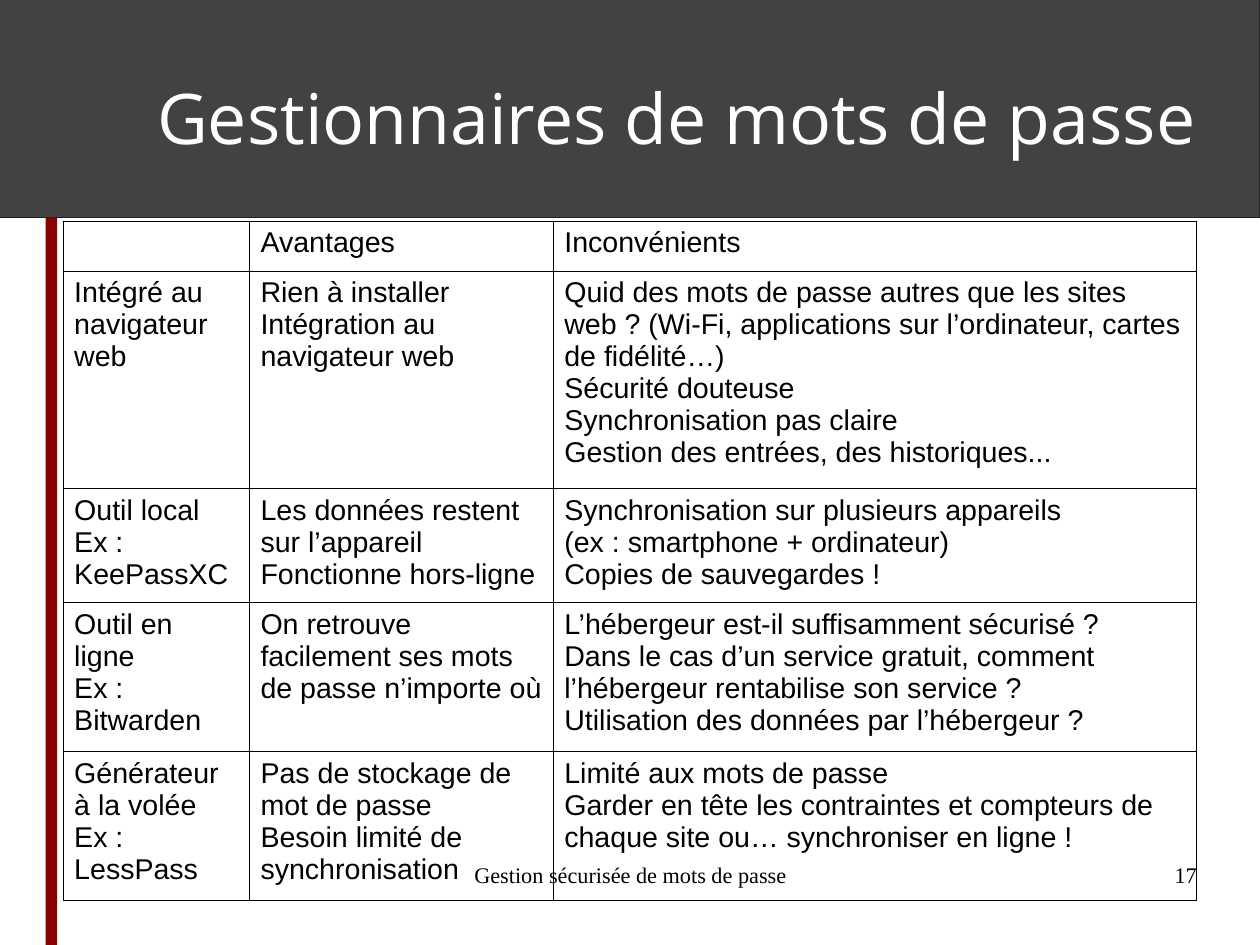
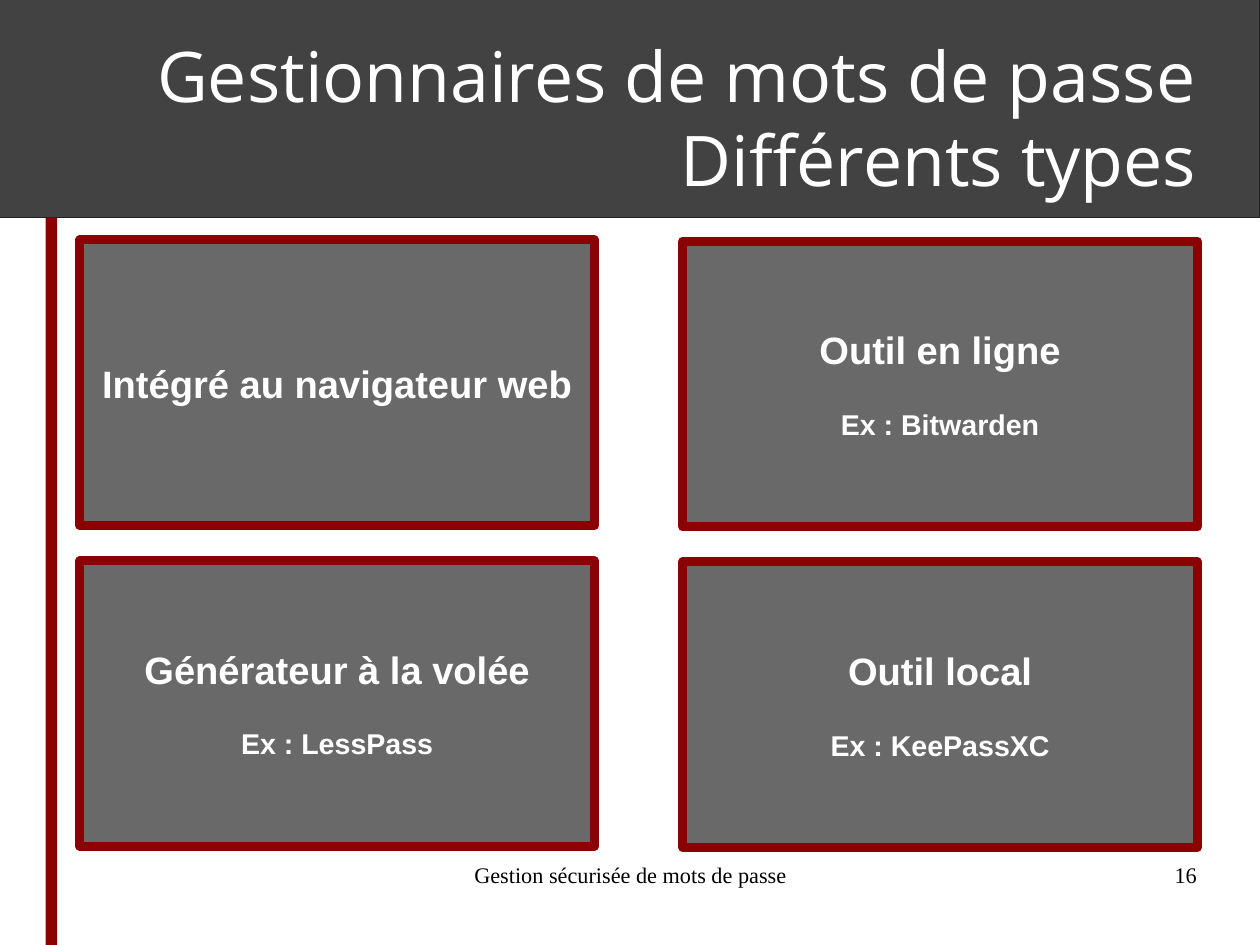
Before and after one commit to ftassy/Voyages-en-Cyberie, a slide deck: slide 16 of module_mots_de_passe/Gestion_securisee_de_mots_de_passe.odp (slide 17 before the commit). Drawn at 1260x945 pixels with LibreOffice and Linux fonts; fonts in the diff are those of the drawing. Boxes give left, top, right and bottom in pixels: in the first picture for what was removed or moved away, otherwise in the second. Text is boxed around its words. In the diff, an @@ line names an element or a change of style, - is before the commit and + after.

```diff
--- a/module_mots_de_passe/Gestion_securisee_de_mots_de_passe.odp
+++ b/module_mots_de_passe/Gestion_securisee_de_mots_de_passe.odp
@@ title at (x1=157, y1=49, x2=1196, y2=203): text changed @@
-Gestionnaires de mots de passe
+Gestionnaires de mots de passe
+Différents types
@@ table removed at (x1=63, y1=221, x2=1197, y2=888), 5 rows, 3 columns @@
- | Avantages | Inconvénients
-Intégré au navigateur web | Rien à installer / Intégration au navigateur web | Quid des mots de passe autres que les sites web ? (Wi-Fi, applications sur l’ordinateur, cartes de fidélité…) / Sécurité douteuse / Synchronisation pas claire / Gestion des entrées, des historiques...
-Outil local / Ex : / KeePassXC | Les données restent sur l’appareil / Fonctionne hors-ligne | Synchronisation sur plusieurs appareils / (ex : smartphone + ordinateur) / Copies de sauvegardes !
-Outil en ligne / Ex : Bitwarden | On retrouve facilement ses mots de passe n’importe où | L’hébergeur est-il suffisamment sécurisé ? / Dans le cas d’un service gratuit, comment l’hébergeur rentabilise son service ? / Utilisation des données par l’hébergeur ?
-Générateur à la volée / Ex : LessPass | Pas de stockage de mot de passe / Besoin limité de synchronisation | Limité aux mots de passe / Garder en tête les contraintes et compteurs de chaque site ou… synchroniser en ligne !
@@ rectangle added at (x1=80, y1=240, x2=595, y2=526), fill #696969, outline #8B0000 5.67 pt, 24 pt, text #FFFFFF, bold @@
+Intégré au navigateur web
@@ rectangle added at (x1=684, y1=241, x2=1198, y2=527), fill #696969, outline #8B0000 5.67 pt, 24 pt, text #FFFFFF, bold @@
+Outil en ligne
+Ex : Bitwarden
@@ rectangle added at (x1=80, y1=561, x2=595, y2=847), fill #696969, outline #8B0000 5.67 pt, 24 pt, text #FFFFFF, bold @@
+Générateur à la volée
+Ex : LessPass
@@ rectangle added at (x1=684, y1=561, x2=1198, y2=847), fill #696969, outline #8B0000 5.67 pt, 18 pt, text #FFFFFF, bold @@
+Outil local
+Ex : KeePassXC
@@ page number at (x1=1175, y1=868, x2=1197, y2=884): text changed @@
-17
+16
```
Also in this commit, not shown: 3 other slides changed, 1 slide removed, 5 other files.
